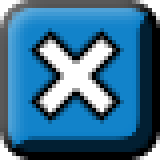
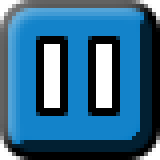
Layer changes from the first 160 x 160 image to the second:
added group "Pause" with 2 layers above "Resume" over 40, 40, 116, 112
added layer "Rectangle 1 copy" in group "Pause" over 92, 40, 116, 112
added layer "Rectangle 1" in group "Pause" over 40, 40, 64, 112
hid group "Clear" (2 layers) over 32, 32, 120, 120
painted on "Shape 3 copy", unmasked it over 32, 32, 120, 120
painted on "Shape 3", unmasked it over 32, 32, 120, 120
painted on "Shape 1", unmasked it over 0, 0, 160, 160
